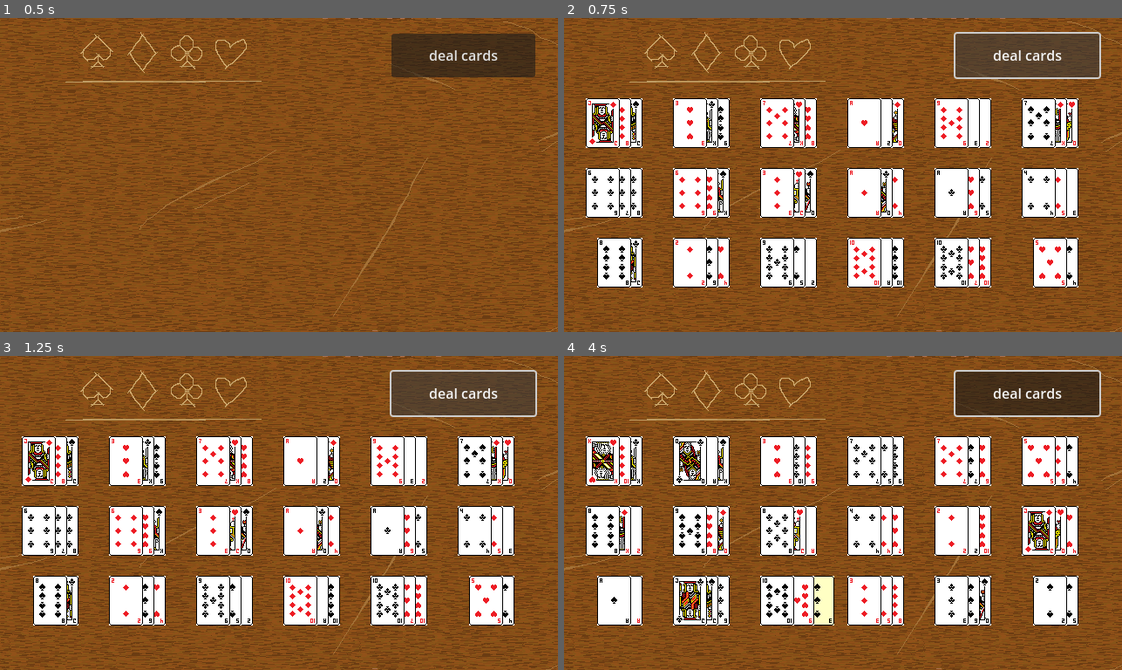
Above: before the commit, frames 1-4 (two rows, left to right).
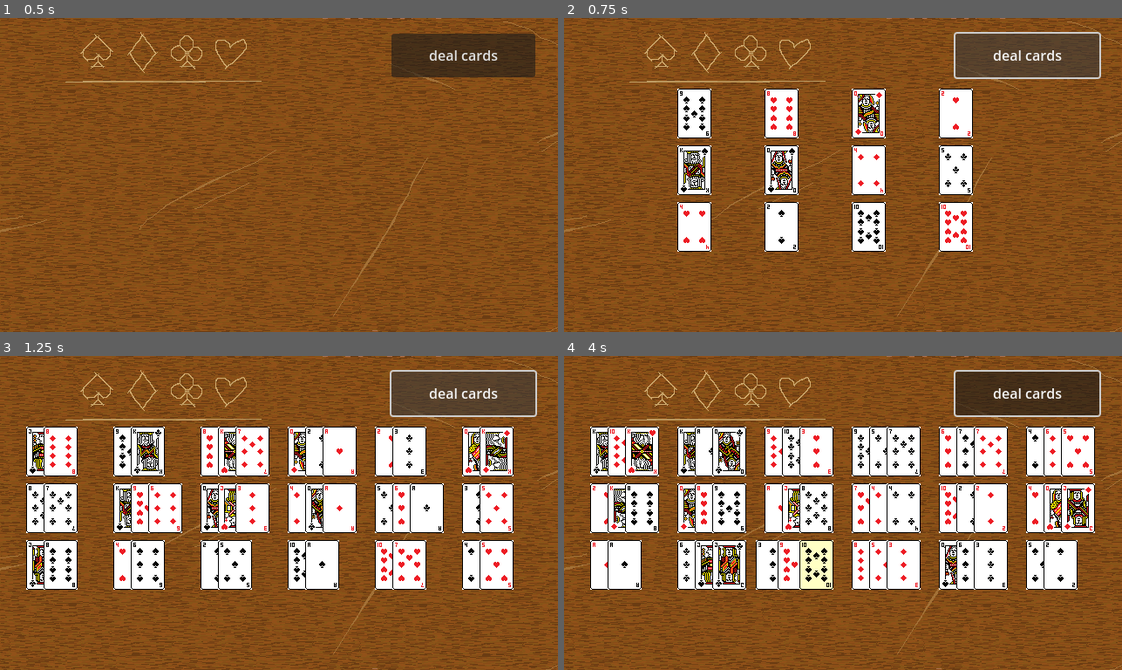
Above: after the commit, the same moments.

Repository: FilipAntonijevic/Tavern_Tower
Game: Godot game, scene res://scenes/main.tscn
The game is run twice, just before and just after one commit, with the same random seed, the same clock (stepped at 60 frames per second) and the same inputs.
Inputs (mouse positions are in pixels of both pictures, inside the frame that each line leads up to):
- Up to frame 1 (0.5 s): no input
- Up to frame 2 (0.75 s): click "deal cards" at 0.5 s
- Up to frame 3 (1.25 s): no input
- Up to frame 4 (4 s): click "deal cards" at 1.25 s; click "deal cards" at 2 s; drag from (787, 531) to (898, 443) at 2.77 s; drag from (798, 531) to (815, 575) at 3.52 s

Frame 1 is identical in both runs. In frame 2, 27% of the frame differs, in the area x 3-93%, y 22-86%; in frame 3, 29%; in frame 4, 34%, in the area x 3-96%, y 22-86%.

Commit message:
Some quality of life changes. Fixed some buggs

Diff:
--- a/scenes/Stacks.tscn
+++ b/scenes/Stacks.tscn
@@ -7,55 +7,55 @@
 script = ExtResource("1_8iutt")
 
 [node name="Stack1" parent="." instance=ExtResource("2_s4y7w")]
-position = Vector2(270, 200)
+position = Vector2(249, 174)
 
 [node name="Stack2" parent="." instance=ExtResource("2_s4y7w")]
-position = Vector2(370, 200)
+position = Vector2(349, 174)
 
 [node name="Stack3" parent="." instance=ExtResource("2_s4y7w")]
-position = Vector2(170, 200)
+position = Vector2(149, 174)
 
 [node name="Stack4" parent="." instance=ExtResource("2_s4y7w")]
-position = Vector2(470, 200)
+position = Vector2(449, 174)
 
 [node name="Stack5" parent="." instance=ExtResource("2_s4y7w")]
-position = Vector2(270, 120)
+position = Vector2(249, 109)
 
 [node name="Stack6" parent="." instance=ExtResource("2_s4y7w")]
-position = Vector2(370, 120)
+position = Vector2(349, 109)
 
 [node name="Stack7" parent="." instance=ExtResource("2_s4y7w")]
-position = Vector2(270, 280)
+position = Vector2(249, 239)
 
 [node name="Stack8" parent="." instance=ExtResource("2_s4y7w")]
-position = Vector2(370, 280)
+position = Vector2(349, 239)
 
 [node name="Stack9" parent="." instance=ExtResource("2_s4y7w")]
-position = Vector2(170, 120)
+position = Vector2(149, 109)
 
 [node name="Stack10" parent="." instance=ExtResource("2_s4y7w")]
-position = Vector2(470, 120)
+position = Vector2(449, 109)
 
 [node name="Stack11" parent="." instance=ExtResource("2_s4y7w")]
-position = Vector2(170, 280)
+position = Vector2(149, 239)
 
 [node name="Stack12" parent="." instance=ExtResource("2_s4y7w")]
-position = Vector2(470, 280)
+position = Vector2(449, 239)
 
 [node name="Stack13" parent="." instance=ExtResource("2_s4y7w")]
-position = Vector2(70, 200)
+position = Vector2(49, 174)
 
 [node name="Stack14" parent="." instance=ExtResource("2_s4y7w")]
-position = Vector2(570, 200)
+position = Vector2(549, 174)
 
 [node name="Stack15" parent="." instance=ExtResource("2_s4y7w")]
-position = Vector2(70, 120)
+position = Vector2(49, 109)
 
 [node name="Stack16" parent="." instance=ExtResource("2_s4y7w")]
-position = Vector2(570, 120)
+position = Vector2(549, 109)
 
 [node name="Stack17" parent="." instance=ExtResource("2_s4y7w")]
-position = Vector2(70, 280)
+position = Vector2(49, 239)
 
 [node name="Stack18" parent="." instance=ExtResource("2_s4y7w")]
-position = Vector2(570, 280)
+position = Vector2(549, 239)
--- a/scenes/card.tscn
+++ b/scenes/card.tscn
@@ -1,7 +1,7 @@
 [gd_scene load_steps=4 format=3 uid="uid://bsahuyd2t3irq"]
 
 [ext_resource type="Script" path="res://scripts/card.gd" id="1_uwpxi"]
-[ext_resource type="Texture2D" uid="uid://dy2vqyds0ol03" path="res://sprites/card_sprites/10_hearts.png" id="2_vpwpo"]
+[ext_resource type="Texture2D" uid="uid://gcha7ykdf877" path="res://sprites/card_sprites/1_diamonds.png" id="2_6a0wm"]
 
 [sub_resource type="RectangleShape2D" id="RectangleShape2D_yrrei"]
 size = Vector2(39.625, 56)
@@ -11,7 +11,7 @@
 
 [node name="Sprite2D" type="Sprite2D" parent="."]
 texture_filter = 1
-texture = ExtResource("2_vpwpo")
+texture = ExtResource("2_6a0wm")
 
 [node name="Area2D" type="Area2D" parent="."]
 
--- a/scenes/stack.tscn
+++ b/scenes/stack.tscn
@@ -3,7 +3,7 @@
 [ext_resource type="Script" path="res://scripts/stack.gd" id="1_yo68s"]
 
 [sub_resource type="RectangleShape2D" id="RectangleShape2D_fnwbf"]
-size = Vector2(65, 57)
+size = Vector2(80, 57)
 
 [node name="Stack" type="Node2D"]
 texture_filter = 1
@@ -11,10 +11,9 @@
 script = ExtResource("1_yo68s")
 
 [node name="Area2D" type="Area2D" parent="."]
-scale = Vector2(0.5, 0.5)
 
 [node name="CollisionShape2D" type="CollisionShape2D" parent="Area2D"]
-position = Vector2(-25, 0)
+position = Vector2(20, 0)
 shape = SubResource("RectangleShape2D_fnwbf")
 
 [connection signal="mouse_entered" from="Area2D" to="." method="_on_area_2d_mouse_entered"]
--- a/scripts/card.gd
+++ b/scripts/card.gd
@@ -6,7 +6,6 @@
 
 @export var card_value: int = 0
 @export var card_suit: String = "Card Suit"
-@export var card_effect: String = "Spell Effect"
 @export var card_path: String = "Card Path"
 @onready var card_sprite: Sprite2D = $Sprite2D
 
@@ -44,7 +43,8 @@
 	pass
 
 func _on_area_2d_mouse_entered() -> void:
-	mouse_entered_card.emit(self)
+	if get_parent().get_parent().get_parent().is_dragging == false:
+		mouse_entered_card.emit(self)
 
 func _on_area_2d_mouse_exited() -> void:
 	mouse_exited_card.emit(self )
--- a/scripts/stack.gd
+++ b/scripts/stack.gd
@@ -4,10 +4,7 @@
 var touched_cards: Array = []
 var current_selected_card_index: int = -1
 
-var is_dragging: bool = false
-
 @onready var collision_shape: CollisionShape2D = $Area2D/CollisionShape2D
-#@onready var card_scene: PackedScene = preload("res://scenes/card.tscn")
 
 signal mouse_entered_stack(stack: Stack)
 signal mouse_exited_stack(stack: Stack)
@@ -44,8 +41,7 @@
 	if index < cards_in_stack.size():
 		var removing_card = cards_in_stack[index]
 		if check_if_card_can_be_placed_on_pile(removing_card):
-			cards_in_stack.remove_at(index)
-			remove_child(removing_card)
+			remove_card_from_table(index)
 			deck.remove_card_by_value(removing_card)
 			place_card_on_according_pile(removing_card)
 			update_card_position(removing_card,0)
@@ -104,8 +100,7 @@
 	var x: float = 0
 	for card in cards_in_stack:
 		update_card_position(card, x)
-		x -= 13
-
+		x += 20
 
 func update_card_position(card: Node2D, x: float):
 	card.set_position(get_card_position(x))
@@ -161,49 +156,35 @@
 		if highest_touched_index >= 0 && highest_touched_index < cards_in_stack.size():
 			cards_in_stack[highest_touched_index].highlight()
 			current_selected_card_index = highest_touched_index
-			set_current_card_index(current_selected_card_index)
 
-func set_current_card_index(value: int):
-	var ui_node = get_parent().get_parent()
-	if ui_node:
-		ui_node.current_selected_card_for_movement_index = value
 
 func _on_area_2d_mouse_entered() -> void:
 	mouse_entered_stack.emit(self)
-	if cards_in_stack.size() == 4: #ovo je ako dodam da moze 4 karte na stack ikad
-		update_card_position(cards_in_stack[3], -25) #npr
-		update_card_position(cards_in_stack[1], -13)
-		update_card_position(cards_in_stack[0], 0)
+	handle_stack_entered()
+
+func handle_stack_entered():
 	if cards_in_stack.size() == 3:
-		update_card_position(cards_in_stack[1], -3)
-		update_card_position(cards_in_stack[0], 20)
+		update_card_position(cards_in_stack[1], 15)
+		update_card_position(cards_in_stack[0], -10)
+		set_collision_shape_properties(90,57,15,0)
 	if cards_in_stack.size() == 2:
-		update_card_position(cards_in_stack[0], 13)
-	set_collision_shape_properties(114,170,-5,0)
-
+		update_card_position(cards_in_stack[0], -5)
 
 func _on_area_2d_mouse_exited() -> void:
 	mouse_exited_stack.emit()
-	if cards_in_stack.size() == 4: #ovo je ako dodam da moze 4 karte na stack ikad
-		update_card_position(cards_in_stack[3], -35) #npr
-		update_card_position(cards_in_stack[1], -12)
+	handle_stack_exited()
+
+func handle_stack_exited():
+	if cards_in_stack.size() == 3:
+		update_card_position(cards_in_stack[1], 20)
 		update_card_position(cards_in_stack[0], 0)
-	if cards_in_stack.size() == 3:
-		update_card_position(cards_in_stack[1], -12)
-		update_card_position(cards_in_stack[0], 0)
+		set_collision_shape_properties(80,57,20,0)
 	if cards_in_stack.size() == 2:
 		update_card_position(cards_in_stack[0], 0)
-	set_collision_shape_properties(114,130,-25,0)
 	#TODO da napravim da i za 2 karte radi pixel perfect a ne ovako odokativno (i za 4 ako dodam to)
 
-func set_collision_shape_properties(height: float, width: float, x: float, y: float):
+func set_collision_shape_properties(width: float,height: float, x: float, y: float):
 
 	var rect_shape = collision_shape.shape as RectangleShape2D
-	collision_shape.position = Vector2(x, y)
-	if is_dragging == true:
-		rect_shape.extents = Vector2(15 + width / 2, 15 + height / 2)
-	else:
-		rect_shape.extents = Vector2(width / 2, height / 2)
-
-func set_is_dragging(is_dragging_ui: bool):
-	is_dragging = is_dragging_ui
+	collision_shape.position = Vector2(x, y) #ovo stvara previse bagova
+	rect_shape.extents = Vector2(width / 2, height / 2)
--- a/scripts/stacks.gd
+++ b/scripts/stacks.gd
@@ -27,9 +27,7 @@
 var current_selected_stack: Stack = null
 
 func move_card_to_according_pile(original_deck: Deck, origin_stack: Stack, current_selected_card_for_movement: Card):
-
 	origin_stack.remove_card_from_deck_and_table_via_card(original_deck, current_selected_card_for_movement)
-	print(origin_stack)
 
 func connect_stack_signals(stack: Stack):
 	if not stack.mouse_entered_stack.is_connected(handle_stack_touched):
@@ -115,7 +113,7 @@
 	elif destination_stack.cards_in_stack.size() == 1:
 		destination_card = destination_stack.cards_in_stack[0]
 
-	if card.card_value == destination_card.card_value:
+	if destination_card != null && card.card_value == destination_card.card_value:
 		return true
 	return false
 
--- a/scripts/ui.gd
+++ b/scripts/ui.gd
@@ -7,9 +7,12 @@
 
 var origin_stack: Stack = null
 var current_selected_card_for_movement: Card = null
-var current_selected_card_for_movement_index: int = -1
 var current_selected_card_for_movement_position: Vector2 = Vector2.ZERO
 var original_deck: Deck = null
+var double_click_timer: Timer
+var card_dealing_timer: Timer
+var timer: Timer  # Global timer variable
+
 
 @onready var spades_pile: Node2D = card_piles.spades_pile
 @onready var diamonds_pile: Node2D = card_piles.diamonds_pile
@@ -34,58 +37,73 @@
 
 # Called when the node enters the scene tree for the first time.
 func _ready() -> void:
-	pass
-
+	double_click_timer = Timer.new()
+	double_click_timer.wait_time = 0.25 # Adjust wait time for double-click threshold
+	double_click_timer.one_shot = true
+	add_child(double_click_timer)
+
+	card_dealing_timer = Timer.new()
+	card_dealing_timer.wait_time = 0.25
+	card_dealing_timer.one_shot = true
+	add_child(card_dealing_timer)
 # Called every frame. 'delta' is the elapsed time since the previous frame.
 func _process(delta: float) -> void:
 	pass
 
 func _input(event):
-
-	if event.is_action_pressed("right_mouse_click") && is_dragging == false && stacks.current_selected_stack != null && stacks.current_selected_stack.current_selected_card_index >= 0 && stacks.current_selected_stack.check_if_card_is_on_top_of_the_stack(stacks.current_selected_stack.current_selected_card_index):
-		origin_stack = stacks.current_selected_stack
-		place_card_to_a_pile_via_right_click()
+	if event is InputEventMouseButton && event.button_index == MOUSE_BUTTON_LEFT && event.pressed:
+		if double_click_timer.is_stopped():
+			double_click_timer.start()
+		else:
+			place_card_to_according_pile()
+
+	if event.is_action_pressed("right_mouse_click"):
+		place_card_to_according_pile()
 
 	if event is InputEventMouseButton && event.button_index == MOUSE_BUTTON_LEFT:
 			if event.pressed:
-				if stacks.current_selected_stack != null && stacks.current_selected_stack.current_selected_card_index >= 0 && current_selected_card_for_movement == null && stacks.current_selected_stack.check_if_card_is_on_top_of_the_stack(stacks.current_selected_stack.current_selected_card_index):
-					origin_stack = stacks.current_selected_stack
-					select_card_to_move()
-					is_dragging = true
-					for stack in stacks.get_children():
-						if stack:
-							stack.is_dragging = true
-					current_selected_card_for_movement.z_index = 100  # Bring to front while dragging
+				drag_selected_card()
 			elif is_dragging == true:
 					is_dragging = false
-					for stack in stacks.get_children():
-						if stack:
-							stack.is_dragging = false
-					if current_selected_card_for_movement != null:
-						assign_new_position_to_previously_dragged_card()
-						current_selected_card_for_movement.z_index = 0
+					assign_new_position_to_previously_dragged_card()
 					current_selected_card_for_movement = null
 	elif event is InputEventMouseMotion and is_dragging == true and current_selected_card_for_movement != null:
 		current_selected_card_for_movement.global_position = get_global_mouse_position()
 
+
+func drag_selected_card():
+	if stacks.current_selected_stack != null && stacks.current_selected_stack.current_selected_card_index >= 0 && current_selected_card_for_movement == null && stacks.current_selected_stack.check_if_card_is_on_top_of_the_stack(stacks.current_selected_stack.current_selected_card_index):
+		origin_stack = stacks.current_selected_stack
+		select_card_to_move()
+		is_dragging = true
+		current_selected_card_for_movement.z_index = 100
+
 func assign_new_position_to_previously_dragged_card():
+	if current_selected_card_for_movement == null:
+		return
+
 	if check_conditions_for_piles():
 		place_card_to_a_pile()
 	elif check_conditions_for_stacks():
-		stacks.move_card_to_this_stack(origin_stack, current_selected_card_for_movement, stacks.current_selected_stack)
-		current_selected_card_for_movement_position = Vector2.ZERO
-		stacks.current_selected_stack.reposition_cards()
+		if origin_stack != stacks.current_selected_stack:
+			stacks.move_card_to_this_stack(origin_stack, current_selected_card_for_movement, stacks.current_selected_stack)
+			current_selected_card_for_movement_position = Vector2.ZERO
+			stacks.current_selected_stack.reposition_cards()
 	else:
 		current_selected_card_for_movement.global_position = current_selected_card_for_movement_position
-		origin_stack.reposition_cards()
+		if origin_stack != stacks.current_selected_stack:
+			origin_stack.reposition_cards()
+	current_selected_card_for_movement.z_index = 0
 
 func place_card_to_a_pile():
 	stacks.move_card_to_according_pile(original_deck, origin_stack, current_selected_card_for_movement)
 	origin_stack.current_selected_card_index = -1
 
-func place_card_to_a_pile_via_right_click():
-		stacks.current_selected_stack.remove_card_from_deck_and_table(original_deck, current_selected_card_for_movement_index)
-		stacks.current_selected_stack.current_selected_card_index = -1
+func place_card_to_according_pile():
+		if is_dragging == false && stacks.current_selected_stack != null && stacks.current_selected_stack.current_selected_card_index >= 0 && stacks.current_selected_stack.check_if_card_is_on_top_of_the_stack(stacks.current_selected_stack.current_selected_card_index):
+			stacks.current_selected_stack.remove_card_from_deck_and_table(original_deck, stacks.current_selected_stack.current_selected_card_index)
+			stacks.current_selected_stack.current_selected_card_index = -1
+			origin_stack = stacks.current_selected_stack
 
 func check_conditions_for_piles() -> bool:
 	if card_piles.current_selected_pile == spades_pile:
@@ -124,15 +142,21 @@
 	current_selected_card_for_movement_position = current_selected_card_for_movement.global_position
 	stacks.current_selected_stack.current_selected_card_index = -1
 
-func place_cards_from_deck_on_the_table(deck: Deck):
-
+func place_cards_from_deck_on_the_table(deck: Deck) -> void:
 	deck = shuffle_deck(deck)
-	var i: int = 0
-	while i != deck.card_collection.size():
+	timer = Timer.new()
+	timer.wait_time = 0.015
+	timer.one_shot = true
+	add_child(timer)
+
+	for i in range(deck.card_collection.size()):
 		var card = deck.get_card(i)
 		stacks.add_card(card)
 		card.set_card_sprite(card.card_path)
-		i += 1
+
+		timer.start()
+		await timer.timeout
+	timer.queue_free()
 
 func add_card_to_deck(deck: Deck, suit: String, value: int, path: String):
 	var card = card_scene.instantiate()
